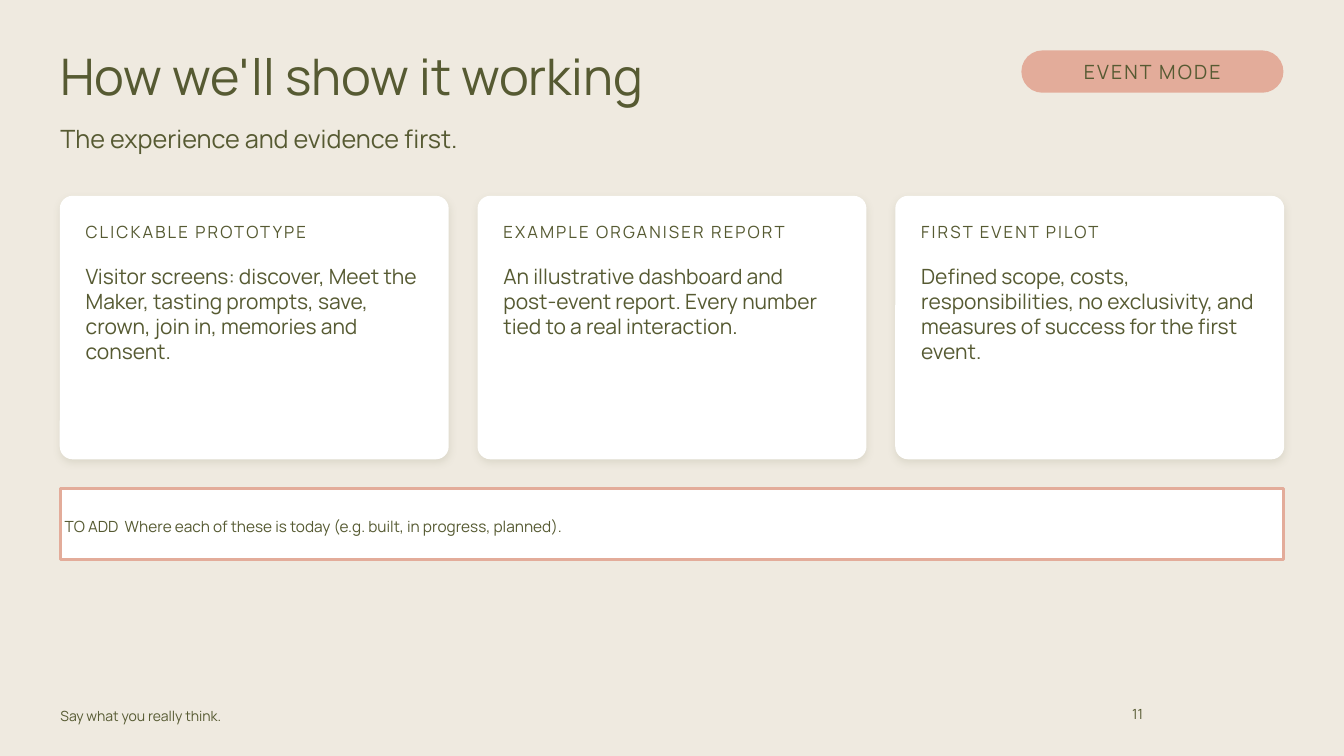
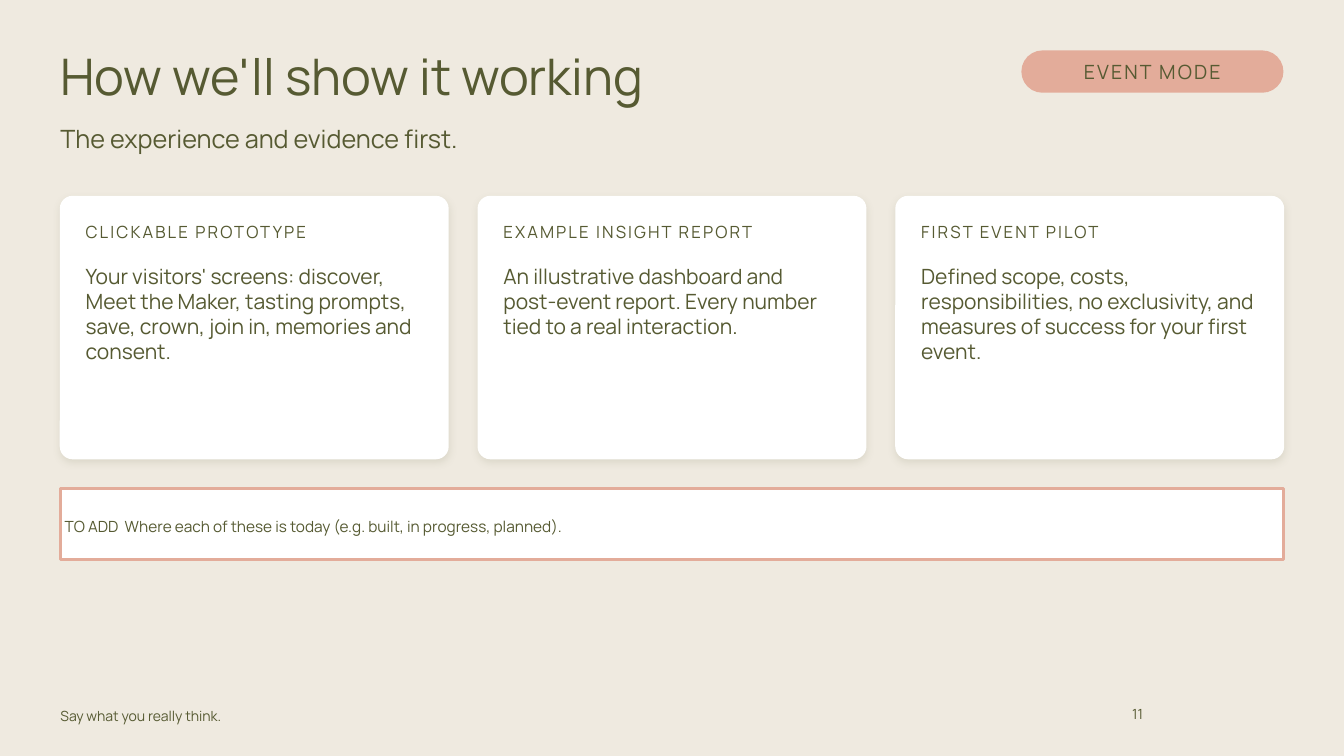
Before and after one commit to carrie147/entre-amis-brand-agent, a slide deck: slide 11 of decks/Entre Amis - Event Mode pack - DRAFT.pptx. Drawn at 1344x756 pixels with LibreOffice and Linux fonts; fonts in the diff are those of the drawing; background and template pictures are left out. Boxes give left, top, right and bottom in pixels: in the first picture for what was removed or moved away, otherwise in the second. Text is boxed around its words. In the diff, an @@ line names an element or a change of style, - is before the commit and + after.

```diff
--- a/decks/Entre Amis - Event Mode pack - DRAFT.pptx
+++ b/decks/Entre Amis - Event Mode pack - DRAFT.pptx
@@ text at bbox=[503, 225, 752, 239]: text changed @@
-EXAMPLE ORGANISER REPORT
+EXAMPLE INSIGHT REPORT
@@ text at bbox=[86, 268, 411, 360]: text changed @@
-Visitor screens: discover, Meet the Maker, tasting prompts, save, crown, join in, memories and consent.
+Your visitors' screens: discover, Meet the Maker, tasting prompts, save, crown, join in, memories and consent.
@@ text at bbox=[921, 268, 1253, 360]: text changed @@
-Defined scope, costs, responsibilities, no exclusivity, and measures of success for the first event.
+Defined scope, costs, responsibilities, no exclusivity, and measures of success for your first event.
```
Also in this commit, not shown: 6 other slides changed, 5 slides added, 5 slides removed, 2 other files.
